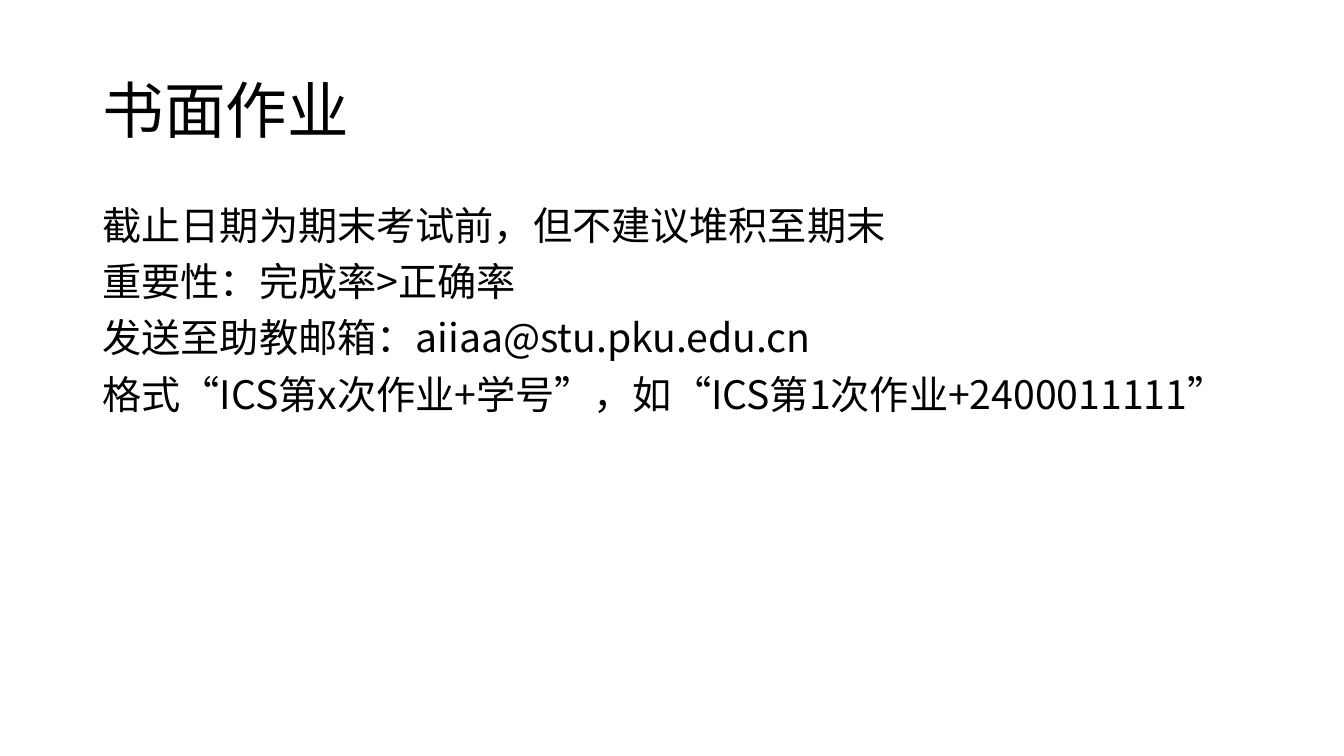
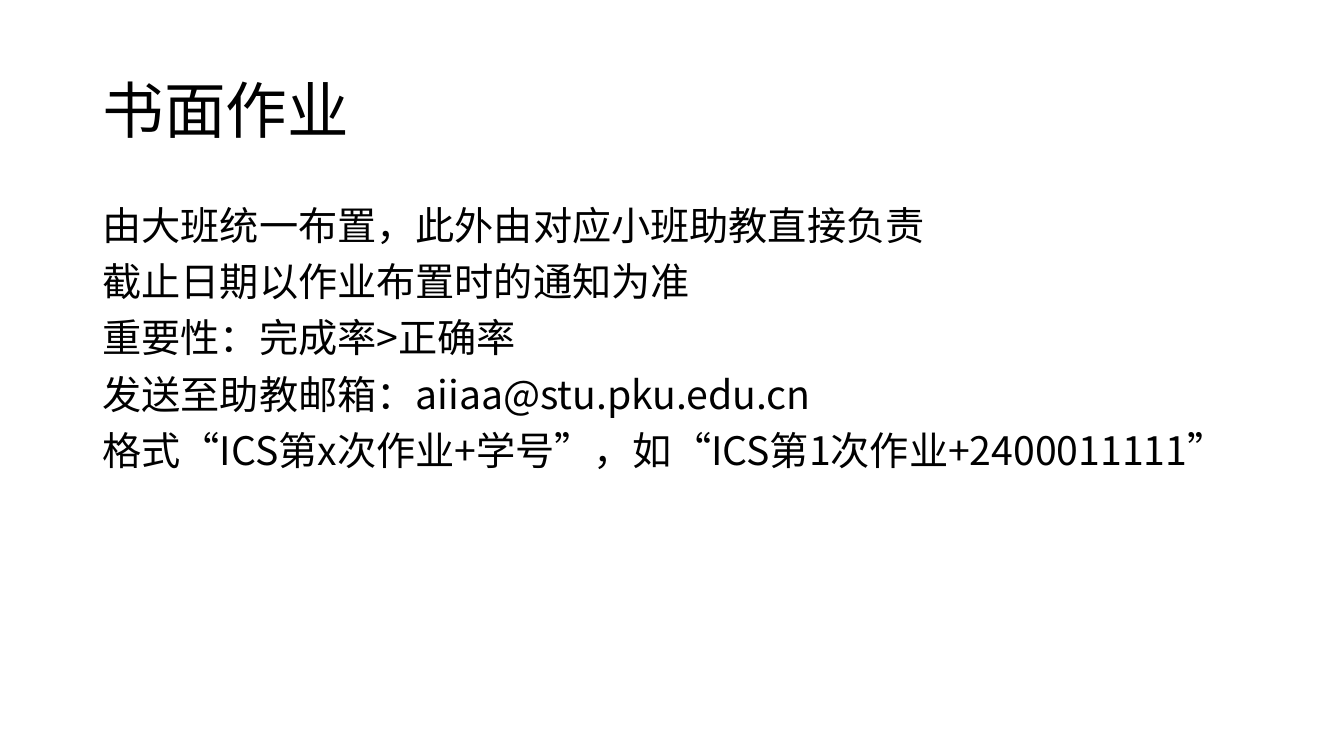
Before and after one commit to zsLiuZian/ics25, a slide deck: slide 15 of resource/seminar/Week1.pptx (slide 13 before the commit). Drawn at 1344x756 pixels with LibreOffice and Linux fonts; fonts in the diff are those of the drawing. Boxes give left, top, right and bottom in pixels: in the first picture for what was removed or moved away, otherwise in the second. Text is boxed around its words. In the diff, an @@ line names an element or a change of style, - is before the commit and + after.

```diff
--- a/resource/seminar/Week1.pptx
+++ b/resource/seminar/Week1.pptx
@@ text at (x1=102, y1=207, x2=924, y2=300): text changed @@
-截止日期为期末考试前，但不建议堆积至期末
+由大班统一布置，此外由对应小班助教直接负责
+截止日期以作业布置时的通知为准
```
Also in this commit, not shown: 8 other slides changed, 33 slides added, 4 other files.
